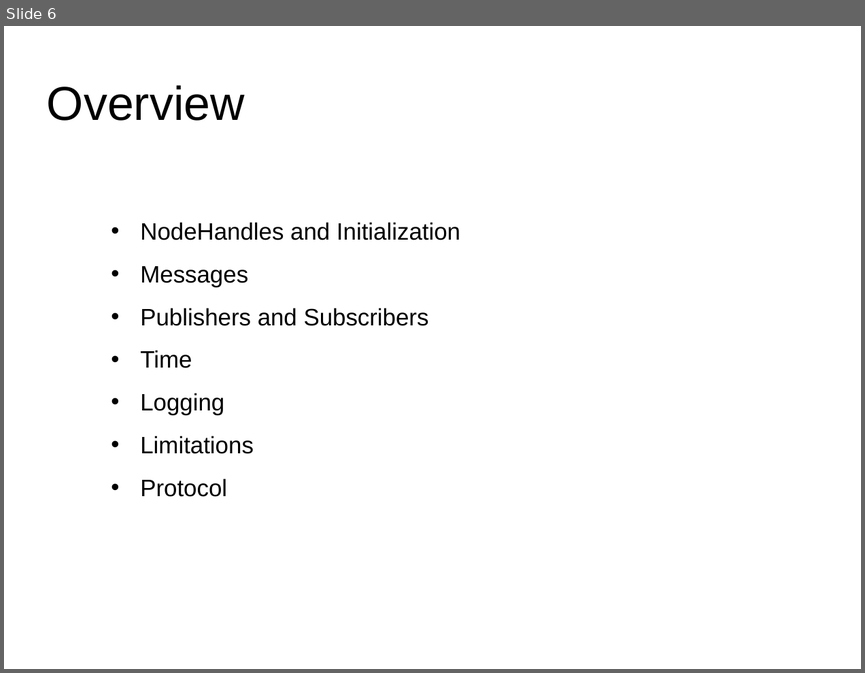
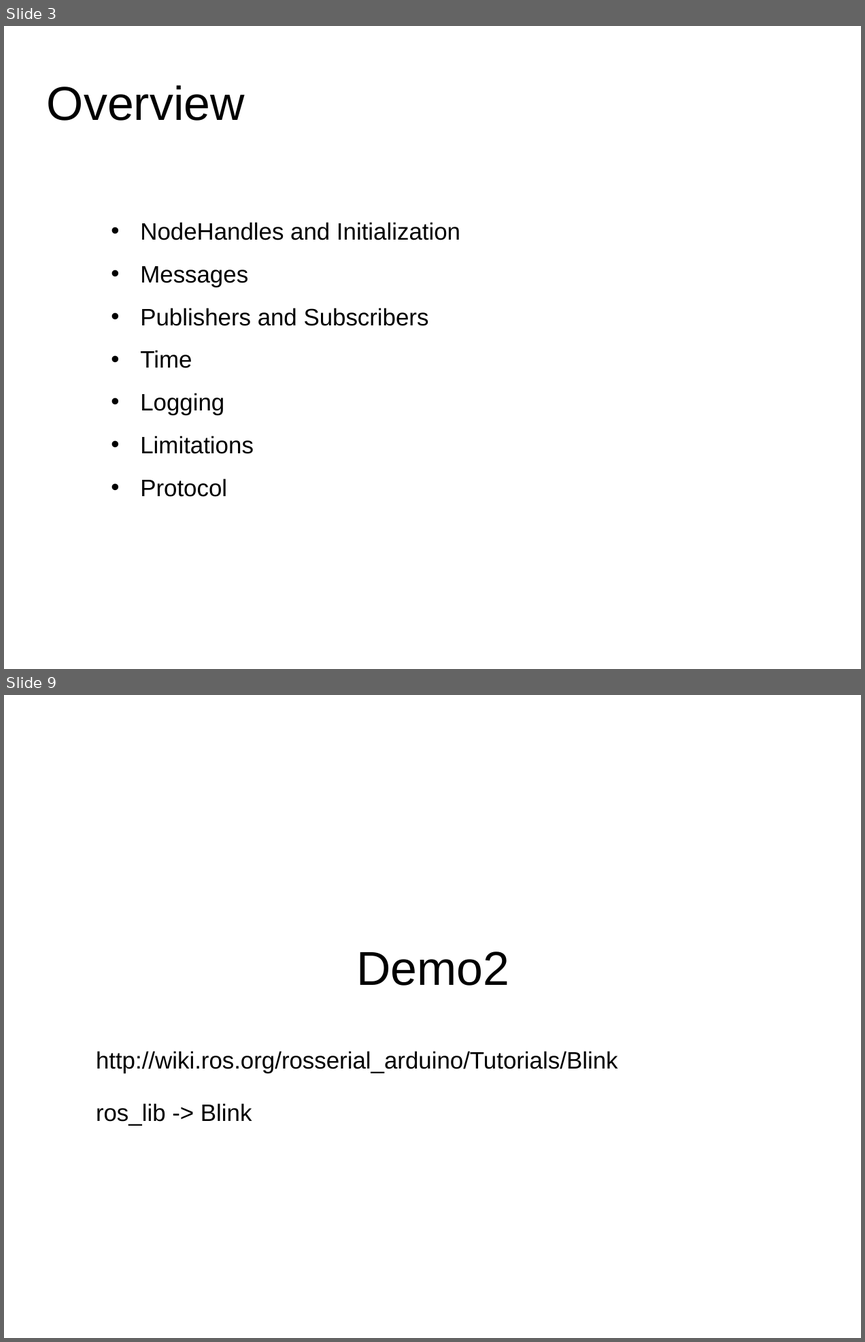
Before and after one commit to usedtolove/ros-study, a slide deck: docs/2.Intermediate/01.serial.ppt. Shown one above the other, each under a label of ours: slide 6 before the commit, slides 3 and 9 after it; the slides between them are not shown. The pictures are 865x673 and 865x1342 pixels, drawn with LibreOffice and Linux fonts; fonts in the diff are those of the drawing. Boxes give left, top, right and bottom in pixels: in the first picture for what was removed or moved away, otherwise in the second. Text is boxed around its words. In the diff, an @@ line names an element or a change of style, - is before the commit and + after.

```diff
--- a/docs/2.Intermediate/01.serial.ppt
+++ b/docs/2.Intermediate/01.serial.ppt
@@ slide 9 added at (4, 695, 861, 1338), background #FFFFFF @@
@@ title added at (356, 951, 509, 985), 44 pt, text #000000 @@
+Demo2
@@ text added at (96, 1051, 618, 1125), 22 pt, text #000000 @@
+http://wiki.ros.org/rosserial_arduino/Tutorials/Blink
+ros_lib -> Blink
@@ what was slide 6 is now slide 3 @@
```
Also in this commit, not shown: 4 slides changed, 2 other slides added, 3 slides removed, 5 other files.
